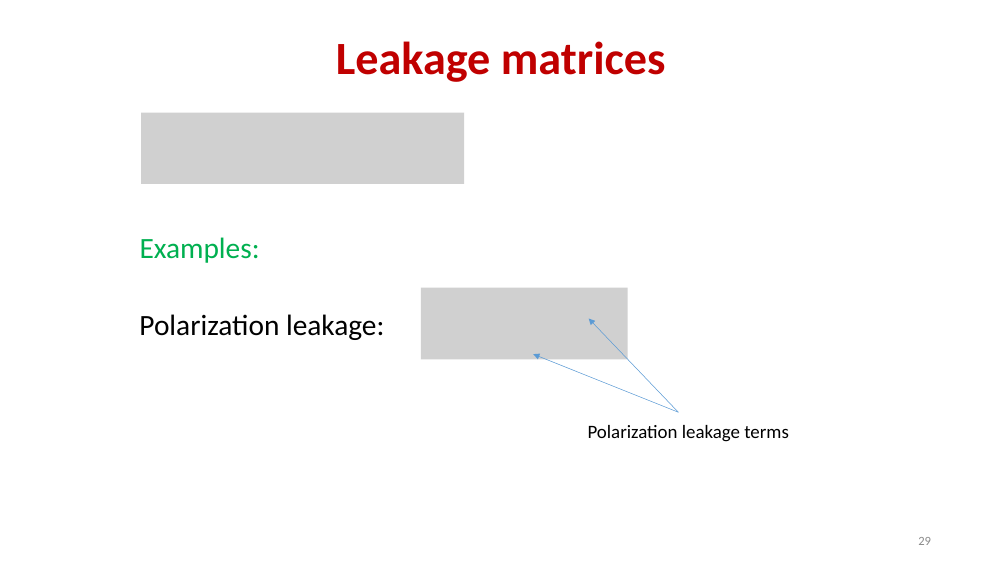
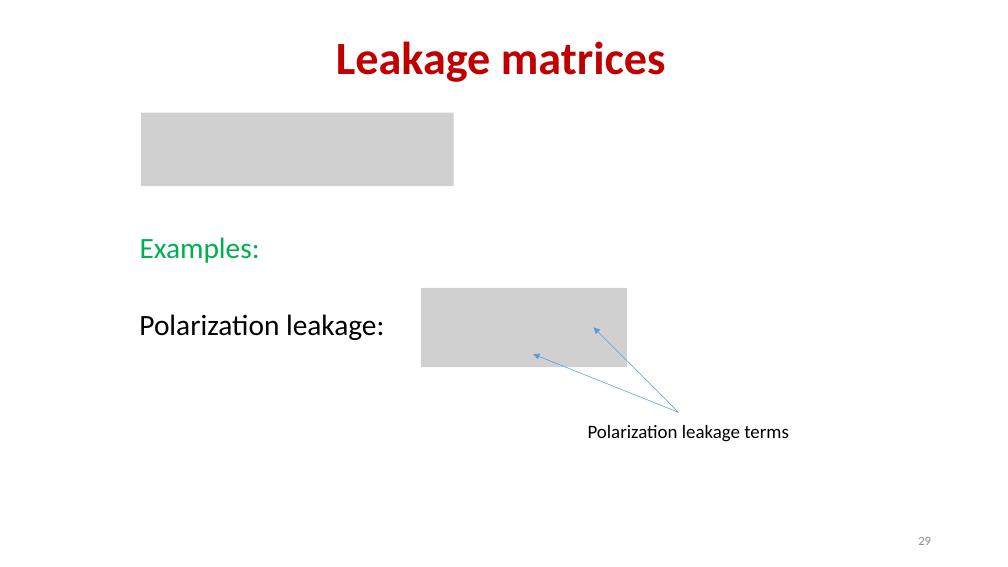
Before and after one commit to ratt-ru/ratt-interferometry-course, a slide deck: slide 29 of lectures/calibration/RIME.pptx. Drawn at 1008x567 pixels with LibreOffice and Linux fonts; fonts in the diff are those of the drawing; grey boxes stand for pictures. Boxes give left, top, right and bottom in pixels: in the first picture for what was removed or moved away, otherwise in the second. Text is boxed around its words. In the diff, an @@ line names an element or a change of style, - is before the commit and + after.

```diff
--- a/lectures/calibration/RIME.pptx
+++ b/lectures/calibration/RIME.pptx
@@ picture: place and size @@
-picture at box(141, 113, 464, 184)
+picture at box(141, 113, 454, 186)
@@ picture: place and size @@
-picture at box(421, 288, 628, 360)
+picture at box(421, 288, 628, 368)
@@ arrow moved from (678, 412) - (589, 318) to (678, 412) - (594, 327) @@
```
Also in this commit, not shown: 2 other slides changed, 1 other file.
